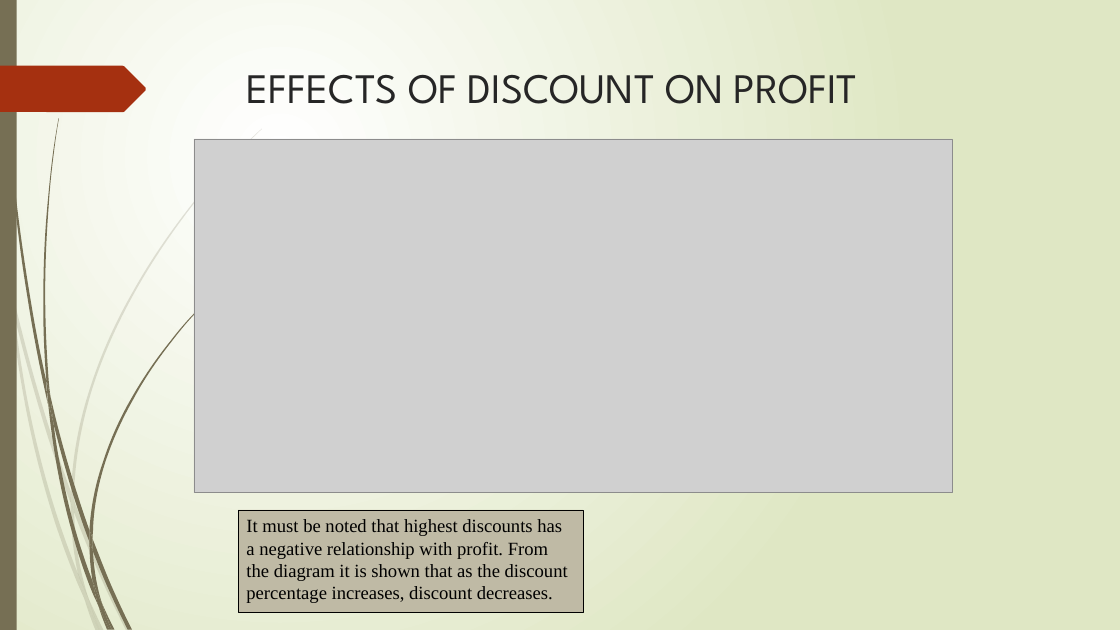
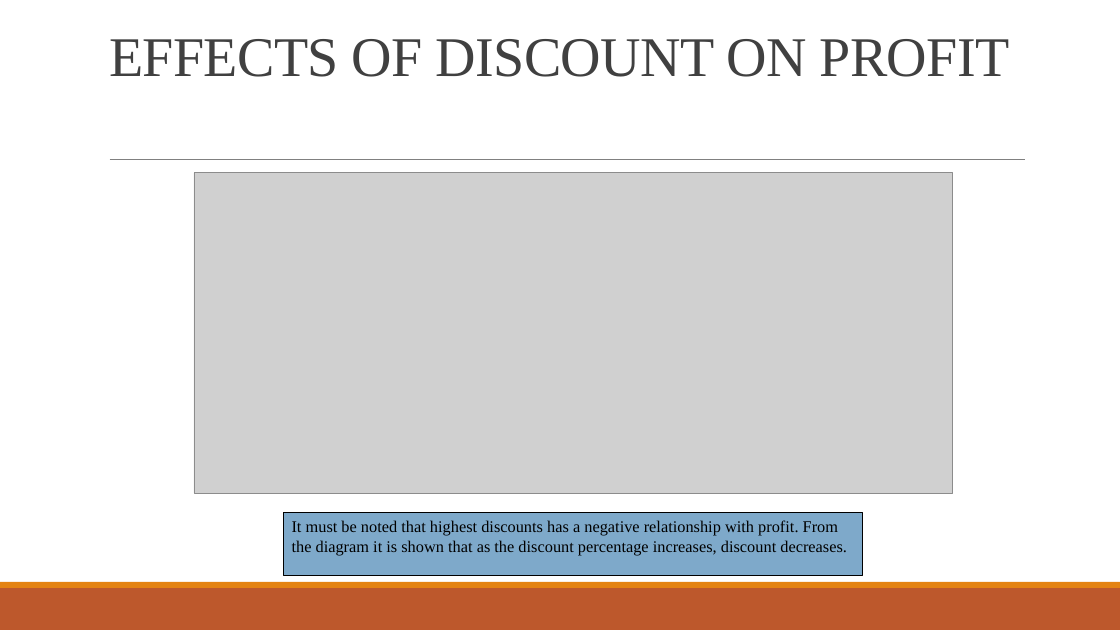
Before and after one commit to raphaelayerteyfloku1-bot/retail-sales-data-analysis, a slide deck: slide 22 of presentation.pptx (slide 18 before the commit). Drawn at 1120x630 pixels with LibreOffice and Linux fonts; fonts in the diff are those of the drawing; grey boxes stand for pictures. Boxes give left, top, right and bottom in pixels: in the first picture for what was removed or moved away, otherwise in the second. Text is boxed around its words. In the diff, an @@ line names an element or a change of style, - is before the commit and + after.

```diff
--- a/presentation.pptx
+++ b/presentation.pptx
@@ background gradient #FFFFFF to #DFE8C4 to #FFFFFF @@
@@ rectangle removed at <box>0,0,17,630</box> @@
@@ title "EFFECTS OF DISCOUNT ON PROFIT": place and size @@
-title "EFFECTS OF DISCOUNT ON PROFIT" at <box>247,74,857,104</box>
+title "EFFECTS OF DISCOUNT ON PROFIT" at <box>109,39,1009,77</box>
@@ title "EFFECTS OF DISCOUNT ON PROFIT" at <box>109,39,1009,77</box>: size 36 to 48 pt, font League Spartan to Times New Roman, text colour #262626 to #404040, letter spacing 0 to -0.5 pt; line spacing 1 to 0.85; vertical alignment top to bottom @@
@@ freeform shape removed at <box>0,66,146,112</box> @@
@@ line added from (110, 160) to (1026, 160), #808080 0.5 pt @@
@@ picture: place and size @@
-picture at <box>194,139,953,492</box>
+picture at <box>194,173,953,493</box>
@@ rectangle "It must be noted that ...": place and size @@
-rectangle "It must be noted that ..." at <box>239,510,583,613</box>
+rectangle "It must be noted that ..." at <box>283,513,863,576</box>
@@ rectangle "It must be noted that ..." at <box>283,513,863,576</box>: size 16 to 14 pt; fill #BFBAA5 to #7EA9CA @@
@@ rectangle added at <box>0,588,1120,630</box>, fill #BD582C @@
@@ rectangle added at <box>0,582,1120,588</box>, fill #E48312 @@
@@ group removed at <box>0,129,262,630</box>: 10 freeform shapes @@
@@ group removed at <box>3,0,218,630</box>: 12 freeform shapes @@
```
Also in this commit, not shown: 20 other slides changed, 6 slides added, 2 slides removed.
